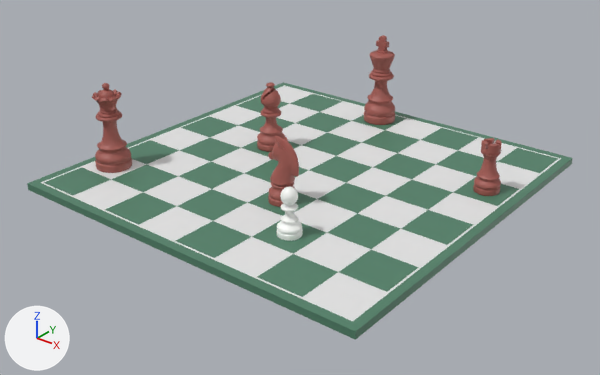
One commit to the glTF model assets/scene.glb: the scene before it, then after it.
Rendered twice from a 50 mm camera at (10.18, -13.03, 7.59) aimed at (0.2, -0.56, -0.15). Lighting does not change. The marker at lower left points along +X, +Y and +Z. The picture after the commit comes second. Where no turn or scale is listed for an object, it has been applied to the vertices.

In view in the first picture: 'Bishop', 'Board', 'Border', 'King', 'Knight', 'Pawn', 'Queen', 'Rook'.
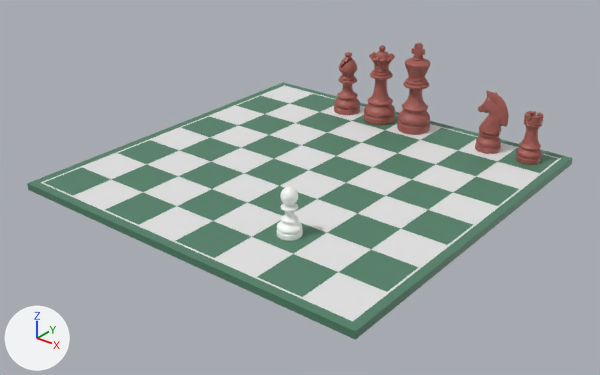
Diff of the bpy script that builds the scene:
```diff
--- a/assets/scene.glb.py
+++ b/assets/scene.glb.py
@@ ob_bishop @@
 ob_bishop = bpy.data.objects.new('Bishop', me_bishop_mesh)
-ob_bishop.location = (-1.5, 0.5, 0.0)
+ob_bishop.location = (-1.5, 3.5, 0.0)
@@ ob_king @@
 ob_king = bpy.data.objects.new('King', me_king_mesh)
-ob_king.location = (-0.5, 3.5, 0.0)
+ob_king.location = (0.5, 3.5, 0.0)
@@ ob_knight @@
 ob_knight = bpy.data.objects.new('Knight', me_knight_mesh)
-ob_knight.location = (0.5, -1.5, 0.0)
+ob_knight.location = (2.5, 3.5, 0.0)
@@ ob_queen @@
 ob_queen = bpy.data.objects.new('Queen', me_queen_mesh)
-ob_queen.location = (-3.5, -2.5, 0.0)
+ob_queen.location = (-0.5, 3.5, 0.0)
@@ ob_rook @@
 ob_rook = bpy.data.objects.new('Rook', me_rook_mesh)
-ob_rook.location = (3.5, 1.5, 0.0)
+ob_rook.location = (3.5, 3.5, 0.0)
```

Pixel boxes [x1, y1, x2, y2] of what changed, in the pictures (600 x 375 px):
'King', moved: before [364, 35, 395, 125]; after [397, 43, 431, 135]
'Queen', moved: before [92, 83, 132, 173]; after [364, 45, 395, 125]
'Knight', moved: before [268, 136, 299, 207]; after [475, 91, 509, 154]
'Bishop', moved: before [257, 82, 285, 152]; after [334, 52, 360, 115]
'Rook', moved: before [473, 138, 502, 196]; after [516, 111, 543, 165]
